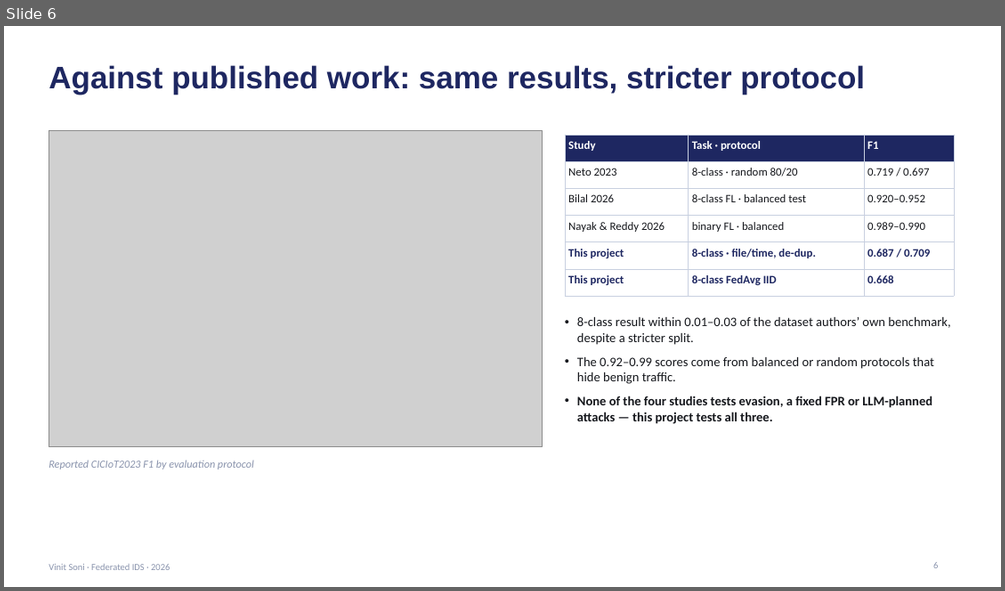
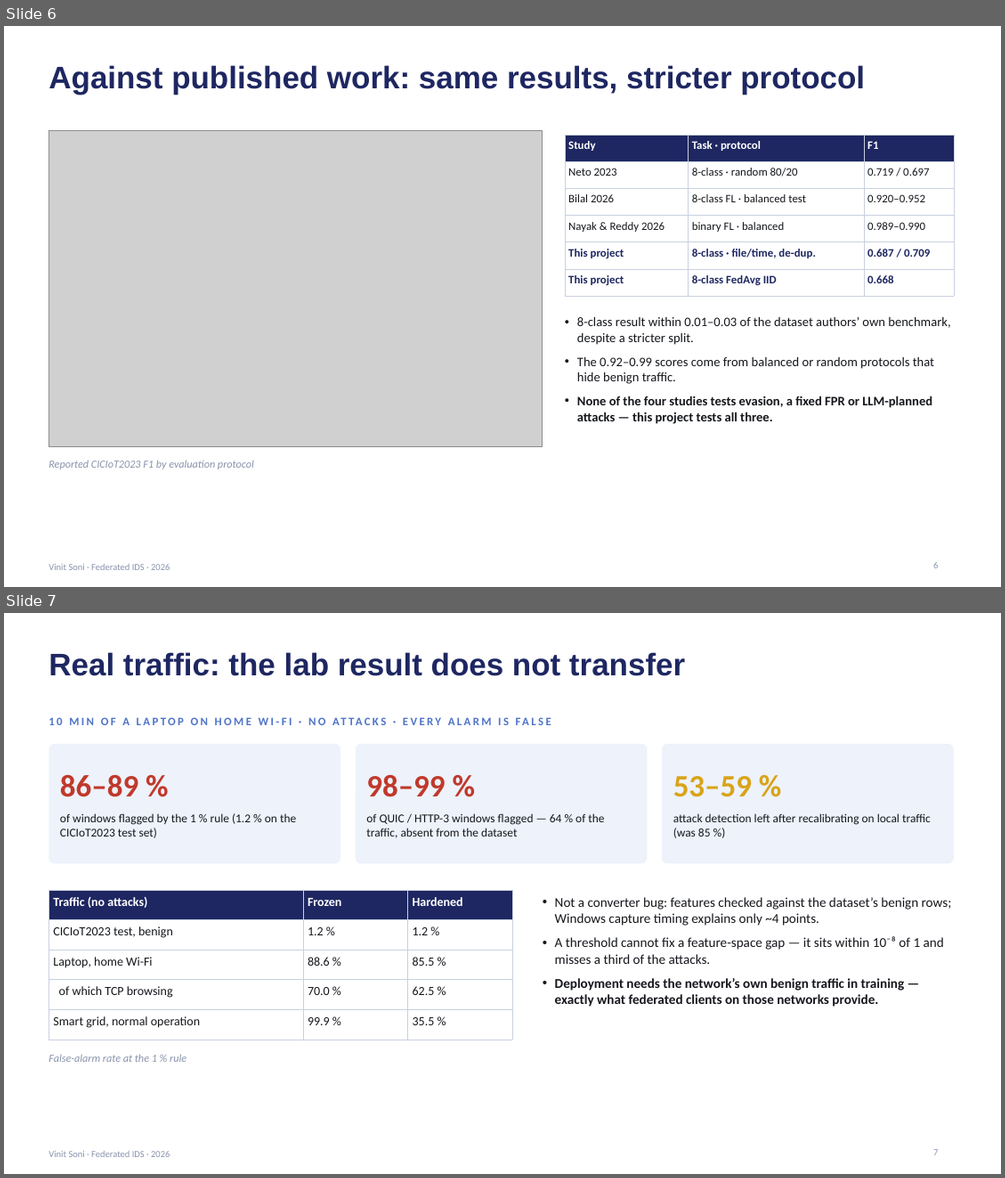
Before and after one commit to vinitsoni03/federated-ids, a slide deck: reports/final_slides.pptx. Shown one above the other, each under a label of ours: slide 6 before the commit, slides 6 and 7 after it. The pictures are 1005x591 and 1005x1178 pixels, drawn with LibreOffice and Linux fonts; fonts in the diff are those of the drawing; grey boxes stand for pictures. Boxes give left, top, right and bottom in pixels: in the first picture for what was removed or moved away, otherwise in the second. Text is boxed around its words. In the diff, an @@ line names an element or a change of style, - is before the commit and + after.

Commit message:
Paper and slides: real-traffic result
Paper: Real traffic subsection with a false-alarm table, plus abstract,
discussion, limitations and conclusion. Slides: new slide on the laptop
capture (16 slides), test count 76.

```diff
--- a/reports/final_slides.pptx
+++ b/reports/final_slides.pptx
@@ slide 7 added at bbox=[4, 613, 1001, 1174], background #FFFFFF; not listed: 1 template element that a slide beside it also shows @@
@@ title added at bbox=[48, 652, 685, 676], 30 pt, text #1E2761, bold @@
+Real traffic: the lab result does not transfer
@@ text added at bbox=[122, 717, 129, 725], 11 pt, text #4F74C9, bold @@
+10 MIN OF A LAPTOP ON HOME WI-FI · NO ATTACKS · EVERY ALARM IS FALSE
@@ rounded rectangle added at bbox=[48, 744, 340, 863], fill #EDF2FB @@
@@ rounded rectangle added at bbox=[356, 744, 647, 863], fill #EDF2FB @@
@@ rounded rectangle added at bbox=[662, 744, 954, 863], fill #EDF2FB @@
@@ text added at bbox=[60, 775, 138, 797], 30 pt, text #C0392B, bold @@
+86–89 %
@@ text added at bbox=[366, 775, 445, 797], 30 pt, text #C0392B, bold @@
+98–99 %
@@ text added at bbox=[673, 776, 752, 797], 30 pt, text #D9A419, bold @@
+53–59 %
@@ text added at bbox=[60, 813, 296, 838], 11.5 pt, text #15171C @@
+of windows flagged by the 1 % rule (1.2 % on the CICIoT2023 test set)
@@ text added at bbox=[366, 813, 604, 838], 11.5 pt, text #15171C @@
+of QUIC / HTTP-3 windows flagged — 64 % of the traffic, absent from the dataset
@@ text added at bbox=[673, 813, 930, 838], 11.5 pt, text #15171C @@
+attack detection left after recalibrating on local traffic (was 85 %)
@@ table added at bbox=[48, 890, 512, 1031], 5 rows, 3 columns @@
+Traffic (no attacks) | Frozen | Hardened
+CICIoT2023 test, benign | 1.2 % | 1.2 %
+Laptop, home Wi-Fi | 88.6 % | 85.5 %
+of which TCP browsing | 70.0 % | 62.5 %
+Smart grid, normal operation | 99.9 % | 35.5 %
@@ text added at bbox=[555, 897, 952, 1006], 13 pt, text #15171C @@
+• Not a converter bug: features checked against the dataset’s benign rows; Windows capture timing explains only ~4 points.
+• A threshold cannot fix a feature-space gap — it sits within 10⁻⁸ of 1 and misses a third of the attacks.
+• Deployment needs the network’s own benign traffic in training — exactly what federated clients on those networks provide.
@@ text added at bbox=[48, 1054, 186, 1062], 10.5 pt, text #8A94AD, italic @@
+False-alarm rate at the 1 % rule
@@ page number added at bbox=[933, 1149, 938, 1155], 9 pt, text #8A94AD @@
+7
```
Also in this commit, not shown: 2 slides changed, 2 other files.
